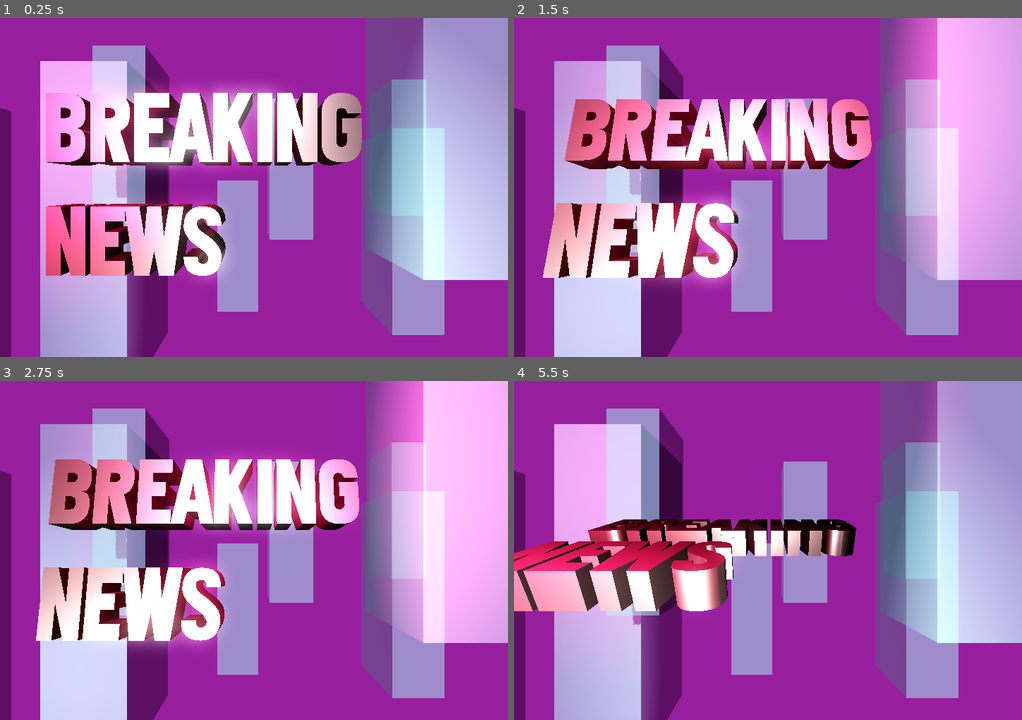
Above: before the commit, frames 1-4 (two rows, left to right).
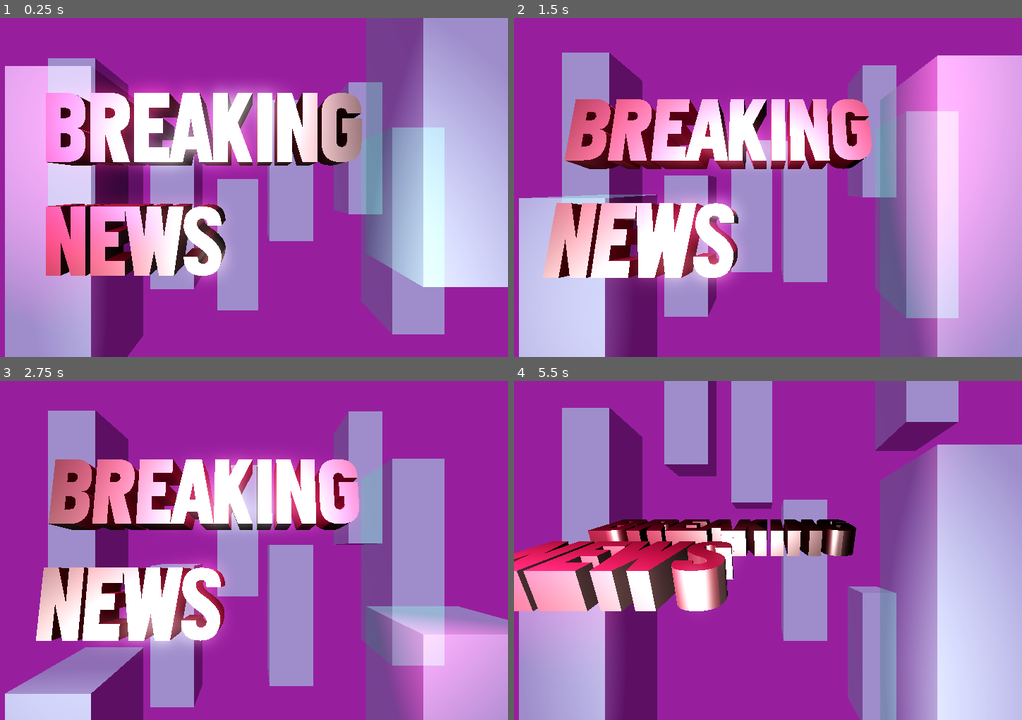
Above: after the commit, the same moments.

Repository: bezark/Monsters-Are-Attacking-the-City
Game: Godot game, scene res://breakingnews.tscn
Same seed, same stepped clock (60 frames per second), same inputs: the game is played once before the commit and once after it.
Inputs:
- Up to frame 1 (0.25 s): no input
- Up to frame 2 (1.5 s): tap Enter at 0.5 s
- Up to frame 3 (2.75 s): no input
- Up to frame 4 (5.5 s): no input

The runs differ from the first frame. In frame 1, 23% of the frame differs, in the area x 0-100%, y 8-100%; in frame 2, 32%; in frame 3, 47%, in the area x 0-100%, y 0-100%; in frame 4, 46%.

Commit message:
floating buildings

Diff:
--- a/monsters-attacking/breakingnews.tscn
+++ b/monsters-attacking/breakingnews.tscn
@@ -1,6 +1,7 @@
-[gd_scene load_steps=11 format=3 uid="uid://bgugoidm0ni64"]
+[gd_scene load_steps=12 format=3 uid="uid://bgugoidm0ni64"]
 
 [ext_resource type="FontFile" uid="uid://dul6l3qov1dtb" path="res://FrontPageNews11-ADw6.ttf" id="1_hglix"]
+[ext_resource type="Script" uid="uid://i4i67x1di7yt" path="res://floating_building.gd" id="2_bn4g4"]
 
 [sub_resource type="ProceduralSkyMaterial" id="ProceduralSkyMaterial_bn4g4"]
 sky_horizon_color = Color(0.662243, 0.671743, 0.686743, 1)
@@ -277,34 +278,42 @@
 transform = Transform3D(1, 0, 0, 0, 1, 0, 0, 0, 1, 0, 0, -1.02162)
 material_override = SubResource("StandardMaterial3D_hglix")
 
-[node name="CSGBox3D" type="CSGBox3D" parent="Skyline"]
-transform = Transform3D(1, 0, 0, 0, 1, 0, 0, 0, 1, -0.398926, -0.10199, -0.256398)
-size = Vector3(0.202148, 0.796021, 0.246094)
+[node name="FloatingBuilding" type="CSGBox3D" parent="Skyline"]
+transform = Transform3D(1, 0, 0, 0, 1, 0, 0, 0, 1, -0.483831, -0.10199, -0.257971)
+size = Vector3(0.202148, 0.796021, 0.246094)
+script = ExtResource("2_bn4g4")
 
 [node name="CSGBox3D2" type="CSGBox3D" parent="Skyline"]
-transform = Transform3D(1, 0, 0, 0, 1, 0, 0, 0, 1, -0.520355, 0.14793, -0.589264)
-size = Vector3(0.202148, 0.796021, 0.246094)
+transform = Transform3D(1, 0, 0, 0, 1, 0, 0, 0, 1, -0.773497, 0.14793, -0.675741)
+size = Vector3(0.202148, 0.796021, 0.246094)
+script = ExtResource("2_bn4g4")
 
 [node name="CSGBox3D3" type="CSGBox3D" parent="Skyline"]
 transform = Transform3D(1, 0, 0, 0, 1, 0, 0, 0, 1, 0.633463, -0.168718, -0.589264)
 size = Vector3(0.202148, 0.796021, 0.246094)
+script = ExtResource("2_bn4g4")
 
 [node name="CSGBox3D4" type="CSGBox3D" parent="Skyline"]
-transform = Transform3D(1, 0, 0, 0, 1, 0, 0, 0, 1, 0.906532, 0.234262, -1.03197)
-size = Vector3(0.202148, 0.796021, 0.246094)
+transform = Transform3D(1, 0, 0, 0, 1, 0, 0, 0, 1, 0.673831, 0.234262, -1.07285)
+size = Vector3(0.202148, 0.796021, 0.246094)
+script = ExtResource("2_bn4g4")
 
 [node name="CSGBox3D5" type="CSGBox3D" parent="Skyline"]
 transform = Transform3D(-4.37114e-08, 0, -1, 0, 1, 0, 1, 0, -4.37114e-08, -0.0979722, -0.355035, -1.05417)
 size = Vector3(0.202148, 0.796021, 0.246094)
+script = ExtResource("2_bn4g4")
 
 [node name="CSGBox3D6" type="CSGBox3D" parent="Skyline"]
 transform = Transform3D(-4.37114e-08, 0, -1, 0, 1, 0, 1, 0, -4.37114e-08, 0.211439, 0.103476, -0.962613)
 size = Vector3(0.202148, 0.796021, 0.246094)
+script = ExtResource("2_bn4g4")
 
 [node name="CSGBox3D7" type="CSGBox3D" parent="Skyline"]
-transform = Transform3D(-4.37114e-08, 0, -1, 0, 1, 0, 1, 0, -4.37114e-08, -0.854406, -0.168718, -0.181525)
-size = Vector3(0.202148, 0.796021, 0.246094)
+transform = Transform3D(-4.37114e-08, 0, -1, 0, 1, 0, 1, 0, -4.37114e-08, -0.461875, -0.168718, -0.960794)
+size = Vector3(0.202148, 0.796021, 0.246094)
+script = ExtResource("2_bn4g4")
 
 [node name="CSGBox3D8" type="CSGBox3D" parent="Skyline"]
 transform = Transform3D(-4.37114e-08, 0, -1, 0, 1, 0, 1, 0, -4.37114e-08, 0.424579, 0.234262, -0.110055)
 size = Vector3(0.202148, 0.796021, 0.246094)
+script = ExtResource("2_bn4g4")
--- /dev/null
+++ b/monsters-attacking/floating_building.gd
@@ -0,0 +1,12 @@
+extends CSGBox3D
+
+
+func floating():
+	var dest = randf_range(-1.0,1.0)
+	var float_tween = get_tree().create_tween().set_trans(Tween.TRANS_SINE)
+	float_tween.tween_property( self, "position", Vector3(position.x,dest,position.z), 3.0)
+	float_tween.tween_callback(floating)
+
+
+func _ready() -> void:
+	floating()
--- a/monsters-attacking/project.godot
+++ b/monsters-attacking/project.godot
@@ -35,6 +35,7 @@
 
 [rendering]
 
+textures/canvas_textures/default_texture_filter=0
 renderer/rendering_method="gl_compatibility"
 renderer/rendering_method.mobile="gl_compatibility"
 environment/defaults/default_clear_color=Color(0.464353, 0.11678, 0.484874, 1)
Not shown, added: monsters-attacking/floating_building.gd.uid
